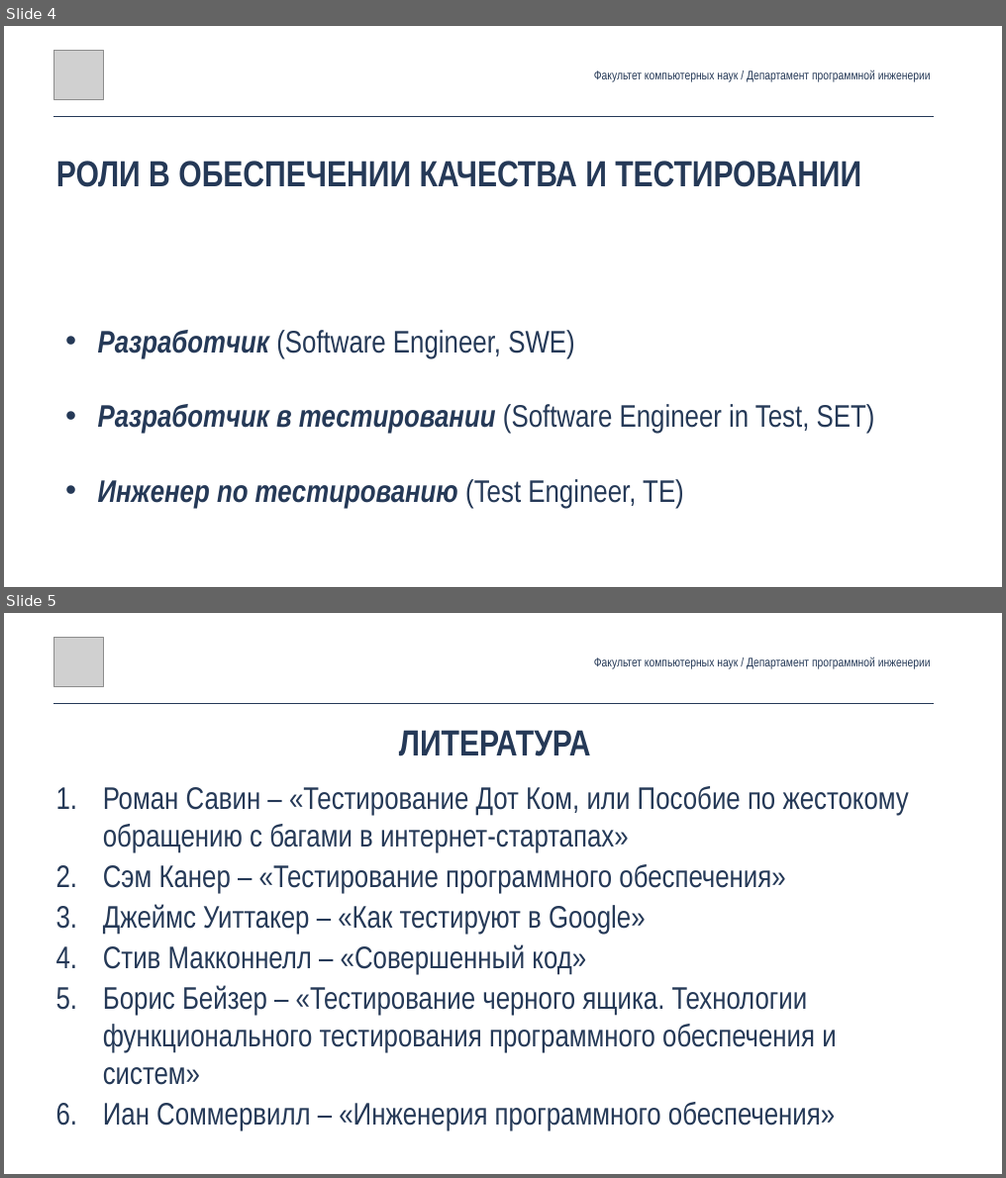
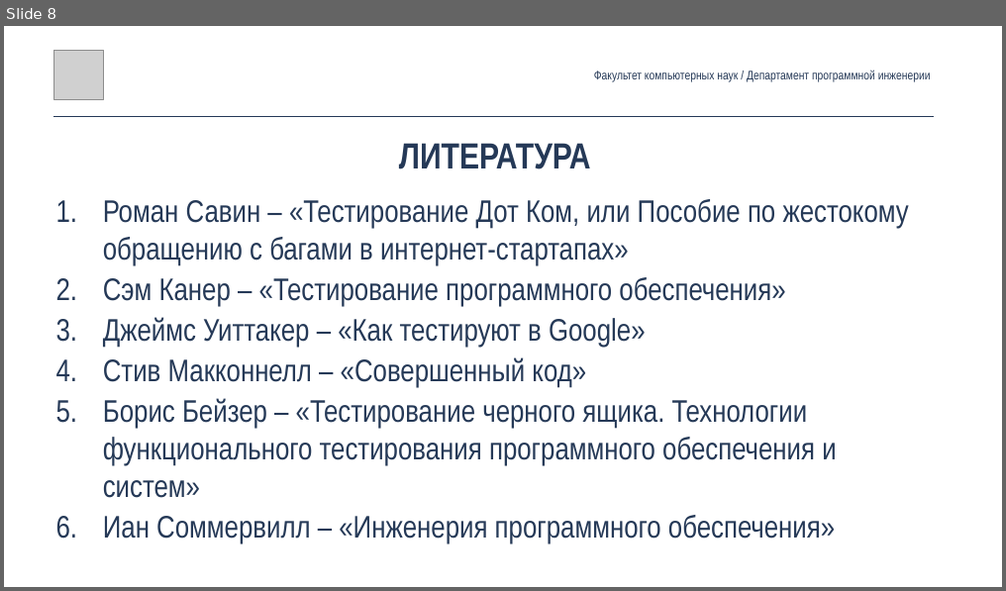
Before and after one commit to andrewt0301/qa-testing-course, a slide deck: seminars/seminar02/Seminar02.pptx. Shown one above the other, each under a label of ours: slides 4 and 5 before the commit, slide 8 after it. The pictures are 1006x1178 and 1006x591 pixels, drawn with LibreOffice and Linux fonts; fonts in the diff are those of the drawing; grey boxes stand for pictures. Boxes give left, top, right and bottom in pixels: in the first picture for what was removed or moved away, otherwise in the second. Text is boxed around its words. In the diff, an @@ line names an element or a change of style, - is before the commit and + after.

```diff
--- a/seminars/seminar02/Seminar02.pptx
+++ b/seminars/seminar02/Seminar02.pptx
@@ slide 4 removed at box(4, 26, 1002, 587), background #FFFFFF @@
@@ picture removed at box(54, 50, 103, 99) @@
@@ text removed at box(594, 70, 931, 82) @@
-Факультет компьютерных наук / Департамент программной инженерии
@@ line removed from (54, 116) to (933, 116) @@
@@ text removed at box(56, 161, 861, 187) @@
-РОЛИ В ОБЕСПЕЧЕНИИ КАЧЕСТВА И ТЕСТИРОВАНИИ
@@ text removed at box(98, 330, 875, 508) @@
-  • Разработчик (Software Engineer, SWE)
-  • Разработчик в тестировании (Software Engineer in Test, SET)
-  • Инженер по тестированию (Test Engineer, TE)
@@ what was slide 5 is now slide 8 @@
```
Also in this commit, not shown: 2 slides changed, 5 slides added, 1 other slide removed, 1 other file.
